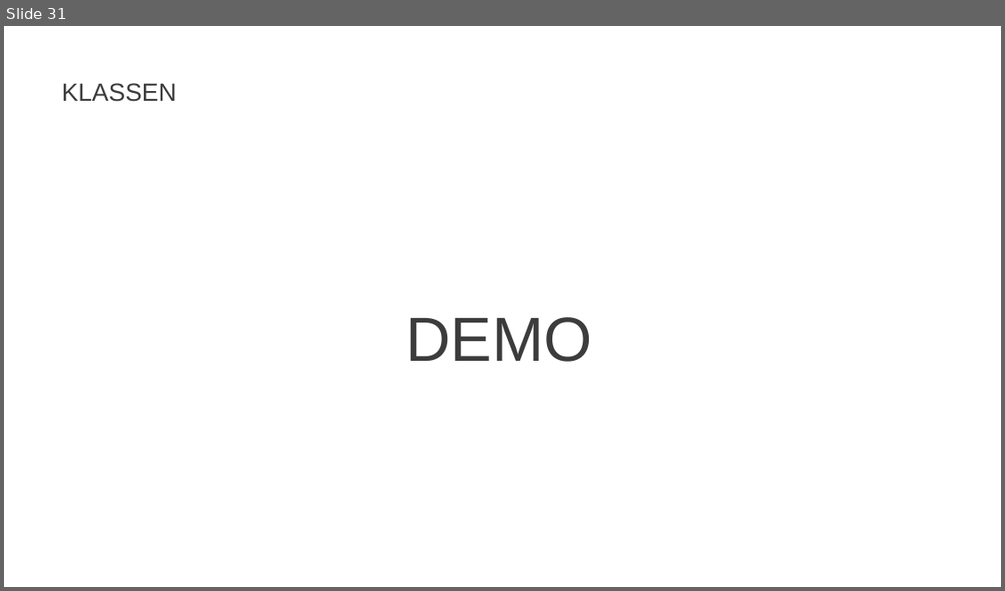
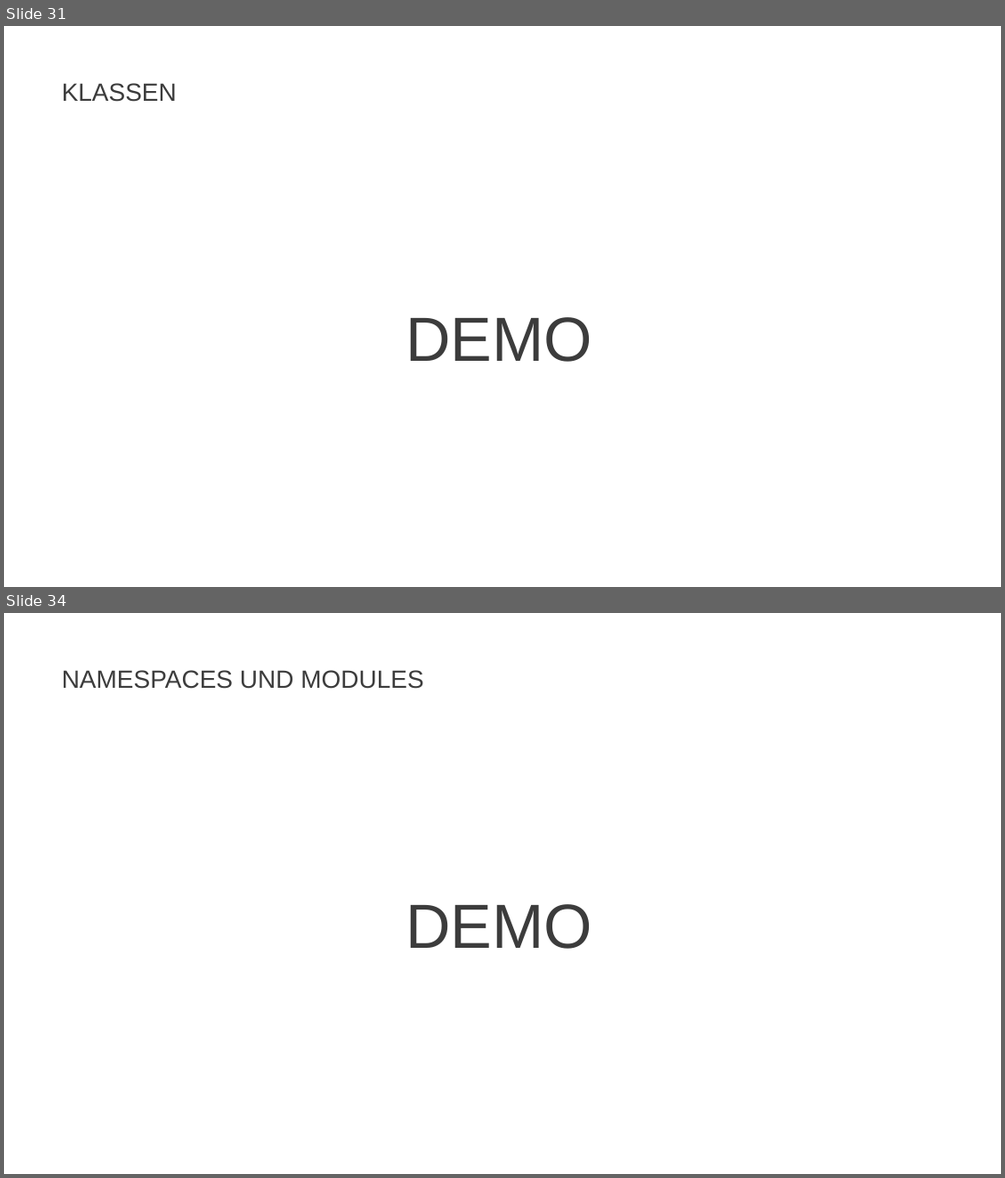
Before and after one commit to JohannesFeige/typescriptTrainingGrundlagen, a slide deck: TypeScriptBasics.pptx. Shown one above the other, each under a label of ours: slide 31 before the commit, slides 31 and 34 after it; the slides between them are not shown. The pictures are 1005x591 and 1005x1178 pixels, drawn with LibreOffice and Linux fonts; fonts in the diff are those of the drawing; background and template pictures are left out. Boxes give left, top, right and bottom in pixels: in the first picture for what was removed or moved away, otherwise in the second. Text is boxed around its words. In the diff, an @@ line names an element or a change of style, - is before the commit and + after.

Commit message:
Added Namespaces and Modules

```diff
--- a/TypeScriptBasics.pptx
+++ b/TypeScriptBasics.pptx
@@ slide 34 added at <box>4,613,1001,1174</box>, background #FFFFFF @@
@@ title added at <box>62,670,423,689</box>, 24 pt, text #3C3C3C @@
+NAMESPACES UND MODULES
@@ text added at <box>405,904,592,949</box>, 60 pt, text #3C3C3C @@
+DEMO
```
Also in this commit, not shown: 1 slide changed, 2 other slides added, 9 other files.
